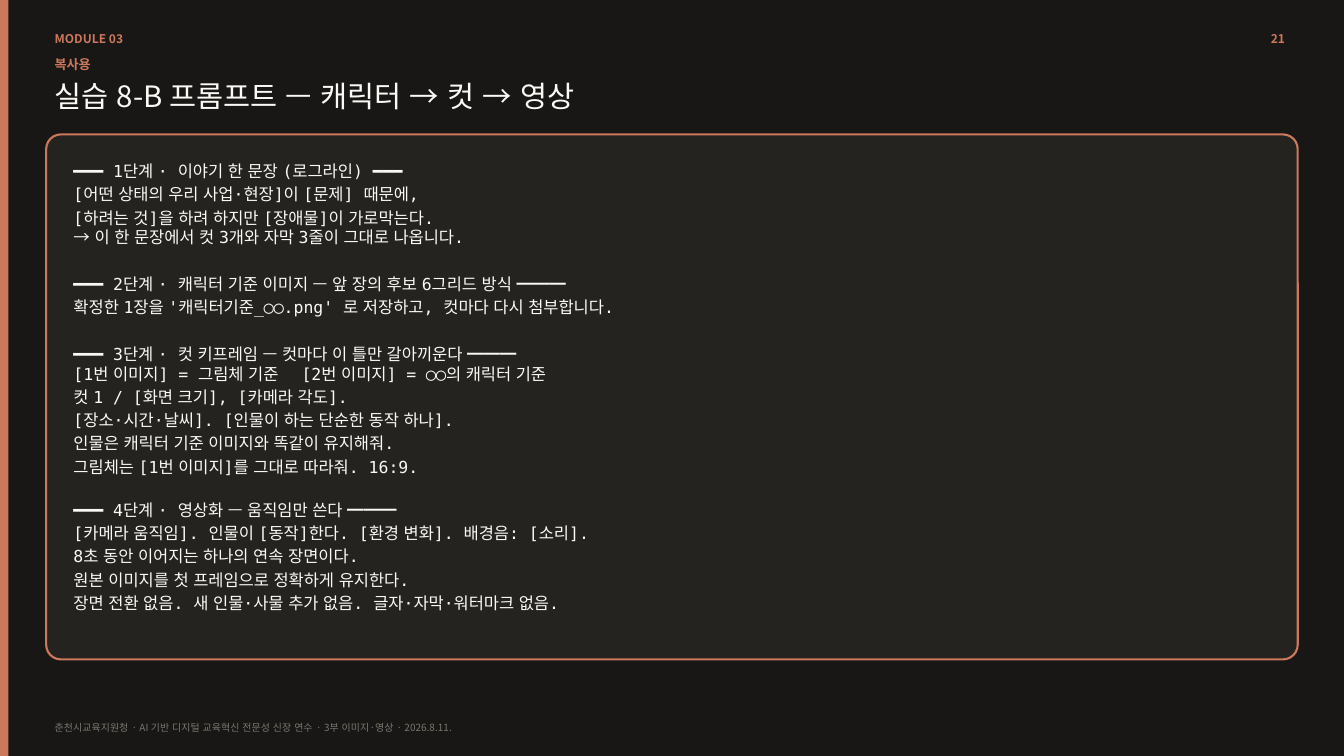
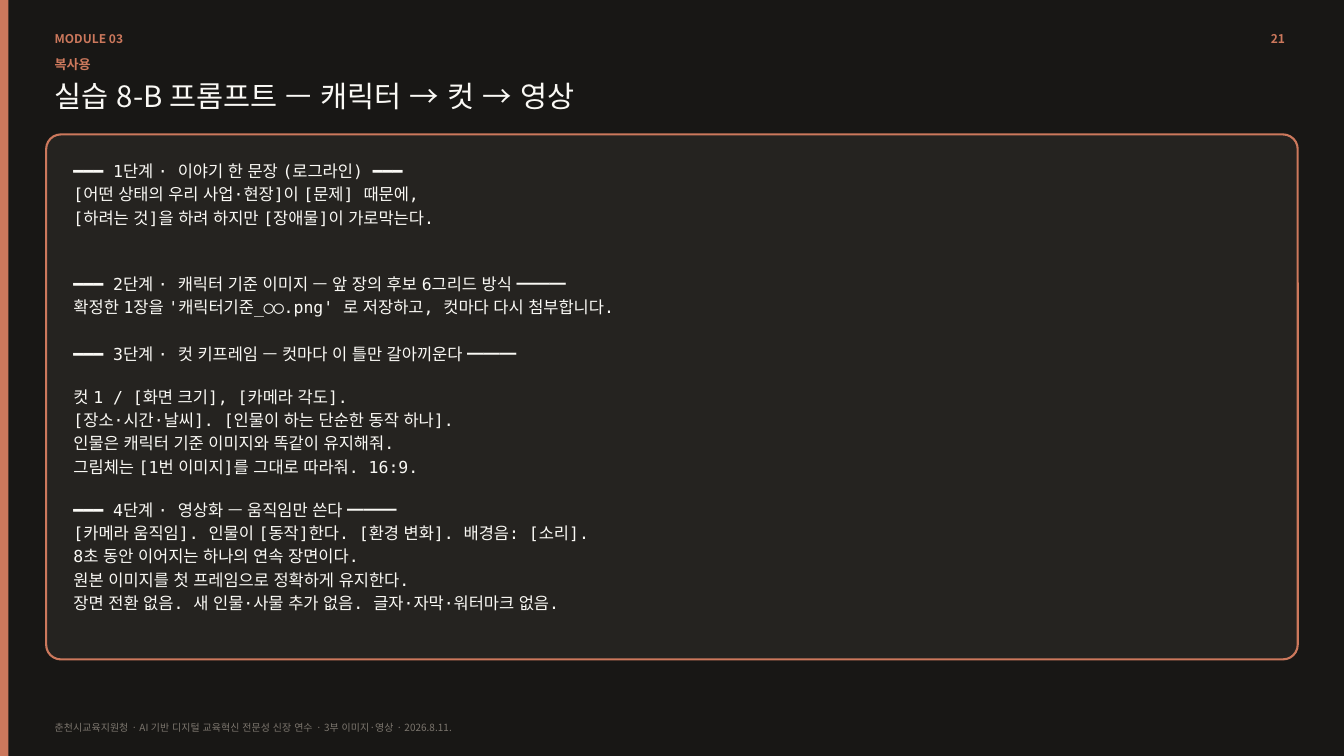
Before and after one commit to ksb6857/ai-training-260811, a slide deck: slide 21 of files/04_3_생성형AI_이미지영상편.pptx. Drawn at 1344x756 pixels with LibreOffice and Linux fonts; fonts in the diff are those of the drawing. Boxes give left, top, right and bottom in pixels: in the first picture for what was removed or moved away, otherwise in the second. Text is boxed around its words. In the diff, an @@ line names an element or a change of style, - is before the commit and + after.

```diff
--- a/files/04_3_생성형AI_이미지영상편.pptx
+++ b/files/04_3_생성형AI_이미지영상편.pptx
@@ text at <box>95,229,465,245</box>: paragraph removed @@
-→ 이 한 문장에서 컷 3개와 자막 3줄이 그대로 나옵니다.
@@ text at <box>73,366,546,382</box>: paragraph removed @@
-[1번 이미지] = 그림체 기준 [2번 이미지] = ◯◯의 캐릭터 기준
```
Also in this commit, not shown: 5 other files.
